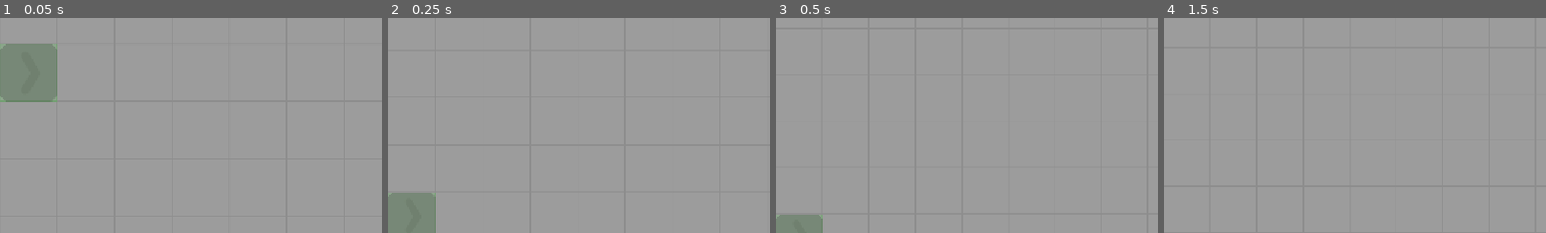
Above: before the commit, frames 1-4 (left to right).
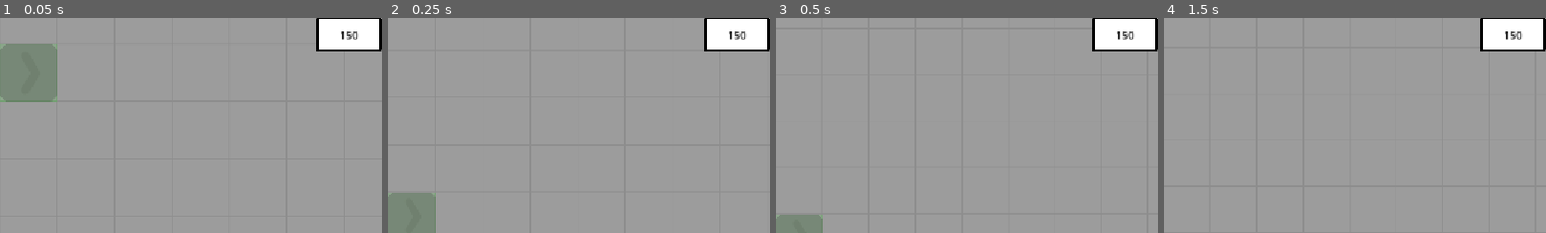
Above: after the commit, the same moments.

Repository: Schlutzkrapfen/Camara-Game
Game: Godot game, scene res://Levels/main_scene_RobertTesting.tscn
Two runs of this game, one before a commit and one after it. Both use one fixed random seed, a clock stepped at 60 frames per second and the inputs below.
Inputs (mouse positions are % of the whole screen's width and height, from its top left):
- Up to frame 1 (0.05 s): no input
- Up to frame 2 (0.25 s): no input
- Up to frame 3 (0.5 s): no input
- Up to frame 4 (1.5 s): click (3, 95) at 0.5 s; click (8, 95) at 1.25 s
The pictures show only the part of the screen within x 50-100%, y 0-50%; the shares and areas given below are measured in that part.

The runs differ from the first frame. In frame 1, 2.7% of the frame differs, in the area x 82-100%, y 0-16%; in frame 2, 2.7%; in frame 3, 2.7%; in frame 4, 2.7%.

Commit message:
added a goo counter

Diff:
--- a/Levels/UI.tscn
+++ b/Levels/UI.tscn
@@ -286,6 +286,36 @@
 grow_horizontal = 2
 grow_vertical = 2
 text = "RAID"
+horizontal_alignment = 1
+vertical_alignment = 1
+
+[node name="MarginContainer" type="MarginContainer" parent="." unique_id=472492297]
+anchors_preset = 1
+anchor_left = 1.0
+anchor_right = 1.0
+offset_left = -100.0
+offset_bottom = 50.0
+grow_horizontal = 0
+
+[node name="TextureRect" type="TextureRect" parent="MarginContainer" unique_id=219077417]
+layout_mode = 2
+texture = ExtResource("1_l0ruv")
+expand_mode = 1
+
+[node name="Label" type="Label" parent="MarginContainer/TextureRect" unique_id=1852356092]
+modulate = Color(0, 0, 0, 1)
+layout_mode = 1
+anchors_preset = 8
+anchor_left = 0.5
+anchor_top = 0.5
+anchor_right = 0.5
+anchor_bottom = 0.5
+offset_left = -20.0
+offset_top = -11.5
+offset_right = 20.0
+offset_bottom = 11.5
+grow_horizontal = 2
+grow_vertical = 2
 horizontal_alignment = 1
 vertical_alignment = 1
 
--- a/Levels/main_scene_RobertTesting.tscn
+++ b/Levels/main_scene_RobertTesting.tscn
@@ -222,3 +222,5 @@
 metadata/_custom_type_script = "uid://do8dom7rcdpjx"
 
 [connection signal="is_okay_to_build" from="CheckIfBuild" to="MainTailMap" method="check_building"]
+
+[editable path="UI"]
--- a/script/globals/GameManager.gd
+++ b/script/globals/GameManager.gd
@@ -35,7 +35,7 @@
 @onready var btn_Aliver: TextureButton = $"../UI/Margin/HBox/Aliver"
 @onready var btn_Raid: TextureButton = $"../UI/Margin/HBox/RAID"
 @onready var btn_Tutorial: TextureButton = $"../UI/Margin2/Tutorial"
-
+@onready var label_cookie_counter: Label = $"../UI/MarginContainer/TextureRect/Label"
 func _ready() -> void:
 	btn_GooFactory.pressed.connect(func(): Global.current_house = 0)
 	btn_Conveyor.pressed.connect(func(): Global.current_house = 1)
@@ -49,6 +49,7 @@
 	btn_Aliver.pressed.connect(func(): Global.current_house = 9)
 	btn_Raid.pressed.connect(func(): StartRaid())
 	btn_Tutorial.pressed.connect(func(): ShowTutorial())
+	label_cookie_counter.text = str(Global.curGoo)
 
 func _unhandled_input(event: InputEvent) -> void:
 	if event.is_action_released("Goo_maker"):
@@ -99,6 +100,10 @@
 	curSettlement = newSettlement
 	curSettlementIndex += 1
 	# MISSING -> Set Producing Goo to ON!
+
+func _input(event: InputEvent) -> void:
+	if event.is_action_released("build_delete") or event.is_action_released("build_place"):
+		label_cookie_counter.text = str(Global.curGoo)
 
 func GameWon() -> void:
 	print("You beat the entire game!")
